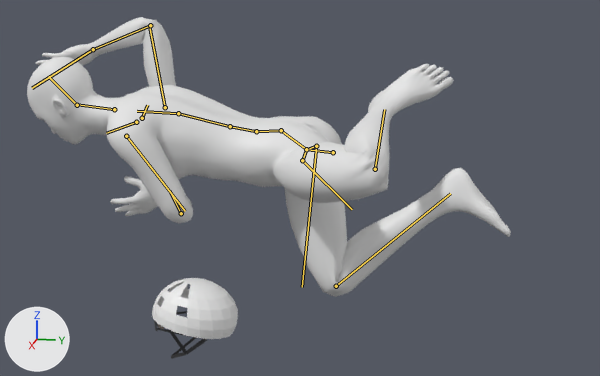
One commit to the glTF model apps/web/public/realistic/rider.glb: the scene before it, then after it.
Camera for both pictures: a 50 mm lens placed at (2.013, 0.656, 1.628), pointed at (-0.076, 0.239, 1.105). Arrows for +X, +Y and +Z are at lower left; the lights stay in place. The picture after the commit comes second. Both versions are drawn at frame 11 of the action 'crash'; the numbers are the values there. The bones that change, and the others that lie on the model, are drawn over the model as lines.

Objects in the first picture: 'helmet', 'rider'.
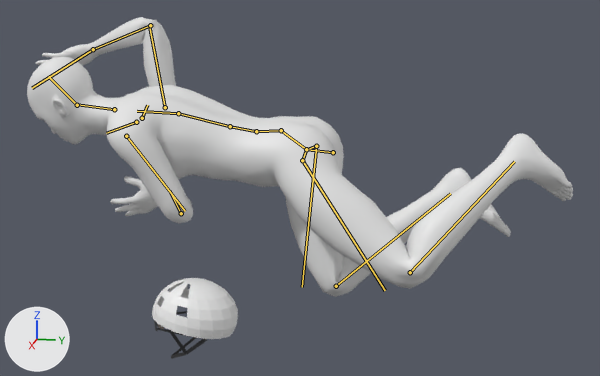
What differs and where, as boxes (x1, y1, x2, y2) in the pictures (600 x 376 px):
'rider', posed (13% wider)
    before: (27, 17, 511, 297)
    after: (27, 17, 573, 297)
bone 'upperleg01.L', root to tip
    before: (302, 160) to (352, 209)
    after: (302, 160) to (385, 290)
bone 'lowerleg01.L', root to tip
    before: (375, 169) to (384, 109)
    after: (410, 272) to (514, 161)

The change in detail:
Bone 'upperleg01.L' (bone_upperleg01_l) turns from (31, 36, -76) to (51, 1, -13) degrees about its own x, y and z.
Bone 'lowerleg01.L' (bone_lowerleg01_l) turns from (137, -6, 2) to (75, -23, 29) degrees about its own x, y and z.
